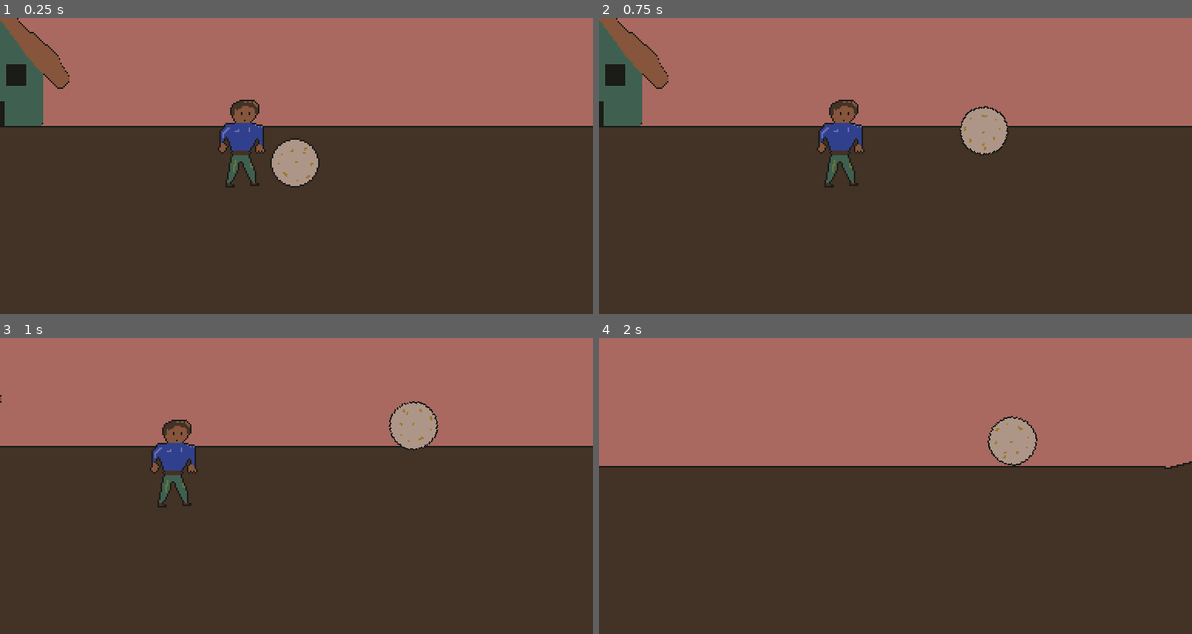
Above: before the commit, frames 1-4 (two rows, left to right).
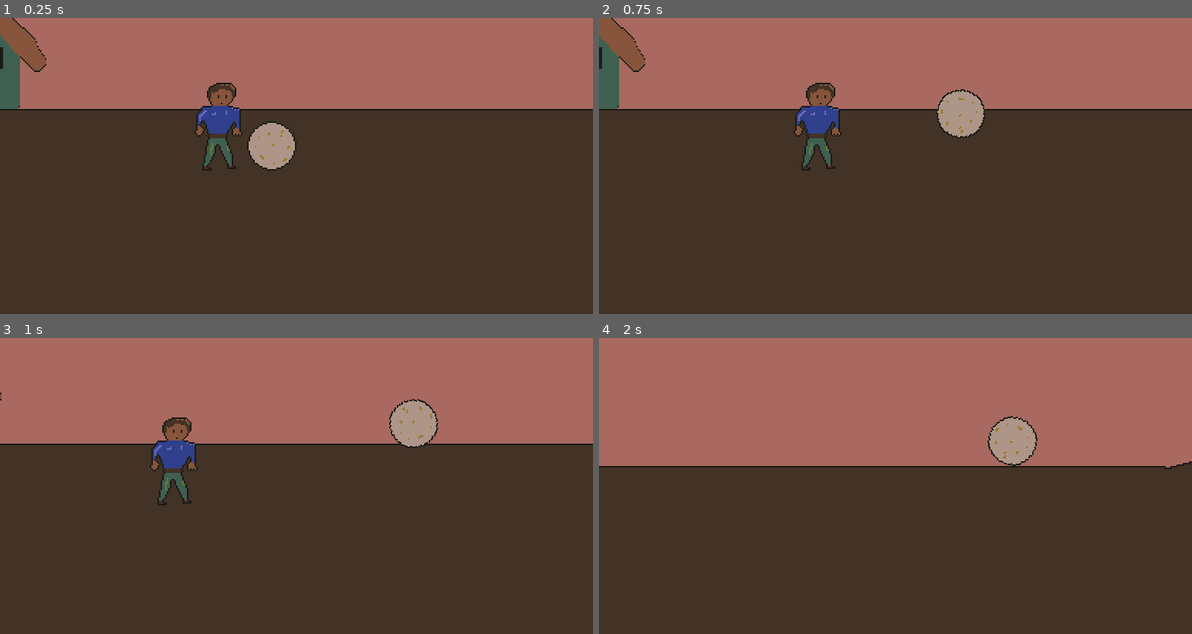
Above: after the commit, the same moments.

Repository: nolenroyalty/sisyphus-needs-a-nap
Game: Godot game, scene res://Flight/Flight.tscn
The game is run twice, just before and just after one commit, with the same random seed, the same clock (stepped at 60 frames per second) and the same inputs.
Inputs (mouse positions are in pixels of both pictures, inside the frame that each line leads up to):
- Up to frame 1 (0.25 s): no input
- Up to frame 2 (0.75 s): tap Enter (launch_boulder) at 0.5 s; move the mouse to (1025, 151) at 0.52 s; tap 1 (deploy_parachute) at 0.6 s
- Up to frame 3 (1 s): no input
- Up to frame 4 (2 s): move the mouse to (776, 500) at 1.27 s; tap 1 (deploy_parachute) at 1.35 s

The runs differ from the first frame. In frame 1, 11% of the frame differs, in the area x 0-100%, y 0-58%; in frame 2, 10%; in frame 3, 2.0%; in frame 4, nothing differs.

Commit message:
add landmark display system

Diff:
--- a/Flight/Flight.gd
+++ b/Flight/Flight.gd
@@ -18,11 +18,13 @@
 export var OILINESS_PENALTY_REDUCTION_FACTOR = 0.15
 export var STRENGTH_INCREASE_FACTOR = 1.3
 const MAX_EXPECTED_SPEED_FOR_ROTATION = 250
+const DISTANCE_AT_WHICH_WE_FLAG_A_LANDMARK = 1000
 
 onready var boulder = $Boulder
 onready var scoreScreen = $ScoreScreen
 onready var player = $Launch/Player
 onready var audioStreamPlayer : AudioStreamPlayer2D = $Boulder/BouncePlayer
+onready var bottom_bar : FlightBottomBar = $FlightBottomBar
 
 var velocity = Vector2()
 var frozen = true
@@ -33,6 +35,7 @@
 var flightscore : FlightScore
 var parachute_deployed = false
 var in_cave = false
+var landmarks = []
 
 enum SOUNDS { BOUNCE, SUPERBOUNCE, PARACHUTE }
 
@@ -85,6 +88,9 @@
 		if terrain.is_in_group("cave"):
 			terrain.connect("boulder_entered", self, "entered_cave")
 			terrain.connect("boulder_exited", self, "exited_cave")
+
+		if terrain.is_in_group("landmark"):
+			landmarks.append(terrain)
 
 func play_sound(sound):
 	# Maybe the bounce stuff here should live in the boulder scene idk.
@@ -130,8 +136,10 @@
 
 
 func is_rolling_downhill():
+	if abs(velocity.x) < 1 and abs(velocity.y) < 1:
+		return true
+
 	if in_cave:
-		print(velocity)
 		return velocity.y < 0
 	else:
 		return velocity.x < 0
@@ -193,7 +201,8 @@
 	SceneChange.set_scene(SceneChange.SCENE_SHOP)
 
 func can_deploy_parachute():
-	return State.has_parachute and !parachute_deployed and (velocity.y > 0 or velocity.x < 0)
+	return State.has_parachute and !parachute_deployed
+	# and (velocity.y > 0 or velocity.x < 0)
 
 func deploy_parachute():
 	parachute_deployed = true
@@ -202,6 +211,40 @@
 		velocity.y *= PARACHUTE_Y_SPEED_REDUCTION
 	play_sound(SOUNDS.PARACHUTE)
 
+
+func landmark_to_display():
+	var boulder_position = boulder.global_position
+
+	var closest_landmark = null
+	var closest_distance = null
+	var angle_from_boulder = null
+
+	for landmark in landmarks:
+		var distance = boulder_position.distance_to(landmark.landmark_position_for_distance())
+
+		if distance < DISTANCE_AT_WHICH_WE_FLAG_A_LANDMARK:
+			if landmark.landmark_name() == "Cave" and in_cave:
+				continue
+			if closest_landmark == null or distance < closest_distance:
+				closest_landmark = landmark
+				closest_distance = distance
+				var direction = boulder_position.direction_to(landmark.landmark_position_for_angle())
+				angle_from_boulder = rad2deg(direction.angle())
+
+	if closest_landmark != null:
+		return [closest_landmark, closest_distance, angle_from_boulder]
+	return null
+
+func maybe_display_landmark():
+	var maybe_landmark = landmark_to_display()
+	if maybe_landmark != null:
+		var landmark : Node2D = maybe_landmark[0]
+		var distance : float = maybe_landmark[1]
+		var angle = maybe_landmark[2]
+		bottom_bar.display_landmark(landmark, distance, angle)
+	else:
+		bottom_bar.hide_landmark()
+
 func _physics_process(delta):
 	if Input.is_action_just_pressed("launch_boulder"):
 		launch_or_freeze_boulder()
@@ -213,6 +256,7 @@
 
 	tick_superbounce_state()
 	flightscore.tick(boulder)
+	maybe_display_landmark()
 
 	if parachute_deployed:
 		pass
--- a/Flight/Flight.tscn
+++ b/Flight/Flight.tscn
@@ -12,6 +12,7 @@
 [ext_resource path="res://Terrain/Valley1.tscn" type="PackedScene" id=10]
 [ext_resource path="res://Terrain/SlopeSteep.tscn" type="PackedScene" id=11]
 [ext_resource path="res://Terrain/Cave1.tscn" type="PackedScene" id=12]
+[ext_resource path="res://UI/FlightBottomBar.tscn" type="PackedScene" id=13]
 
 [node name="Flight" type="Node2D"]
 script = ExtResource( 4 )
@@ -20,8 +21,10 @@
 "_edit_vertical_guides_": [ 1023.0 ]
 }
 
+[node name="FlightBottomBar" parent="." instance=ExtResource( 13 )]
+
 [node name="Boulder" parent="." instance=ExtResource( 2 )]
-position = Vector2( -1230, 448 )
+position = Vector2( -1215, 459 )
 
 [node name="Camera2D" type="Camera2D" parent="Boulder"]
 position = Vector2( 1, 2 )
--- a/Terrain/Cave1.gd
+++ b/Terrain/Cave1.gd
@@ -11,6 +11,15 @@
 func boulder_exited(_body):
 	emit_signal("boulder_exited")
 
+func landmark_name():
+	return "Cave"
+
+func landmark_position_for_distance():
+	return $LandmarkAnchorForDistance.global_position
+
+func landmark_position_for_angle():
+	return $LandmarkAnchorForAngle.global_position
+
 func _ready():
 	cave_area.connect("body_entered", self, "boulder_entered")
 	cave_area.connect("body_exited", self, "boulder_exited")
--- a/Terrain/Cave1.tscn
+++ b/Terrain/Cave1.tscn
@@ -9,8 +9,14 @@
 [sub_resource type="RectangleShape2D" id=1]
 extents = Vector2( 192.5, 357.5 )
 
-[node name="CaveRoot" type="Node2D" groups=["cave"]]
+[node name="CaveRoot" type="Node2D" groups=["cave", "landmark"]]
 script = ExtResource( 2 )
+
+[node name="LandmarkAnchorForDistance" type="Node2D" parent="."]
+position = Vector2( 188, 49 )
+
+[node name="LandmarkAnchorForAngle" type="Node2D" parent="."]
+position = Vector2( 206, 338 )
 
 [node name="DetectionArea" type="Area2D" parent="."]
 position = Vector2( 192.5, 406.5 )
--- /dev/null
+++ b/UI/FlightBottomBar.gd
@@ -0,0 +1,24 @@
+extends CanvasLayer
+
+class_name FlightBottomBar
+
+onready var landmark_label : Label = $LandmarkLabel
+onready var landmark_arrow : Sprite = $LandmarkArrow
+
+func display_landmark(landmark, distance, angle):
+	landmark_label.show()
+	landmark_arrow.show()
+	var name = landmark.landmark_name()
+	distance = int(distance)
+	var label_text = "%s (%s)" % [name, distance]
+	landmark_label.text = label_text
+	#warning-ignore:integer_division
+	angle = float((int(angle) / 5) * 5)
+	landmark_arrow.rotation_degrees = angle
+
+func hide_landmark():
+	landmark_label.hide()
+	landmark_arrow.hide()
+
+func _ready():
+	hide_landmark()
--- /dev/null
+++ b/UI/FlightBottomBar.tscn
@@ -0,0 +1,21 @@
+[gd_scene load_steps=3 format=2]
+
+[ext_resource path="res://UI/FlightBottomBar.gd" type="Script" id=1]
+[ext_resource path="res://UI/Sprites/ArrowRight.png" type="Texture" id=2]
+
+[node name="FlightBottomBar" type="CanvasLayer"]
+script = ExtResource( 1 )
+
+[node name="LandmarkLabel" type="Label" parent="."]
+margin_left = 264.0
+margin_top = 146.0
+margin_right = 376.0
+margin_bottom = 160.0
+grow_horizontal = 0
+text = "Cave (123)"
+align = 2
+
+[node name="LandmarkArrow" type="Sprite" parent="."]
+position = Vector2( 354, 176 )
+rotation = -1.54287
+texture = ExtResource( 2 )
--- a/project.godot
+++ b/project.godot
@@ -13,6 +13,11 @@
 "class": "Boulder",
 "language": "GDScript",
 "path": "res://Boulder/Boulder.gd"
+}, {
+"base": "CanvasLayer",
+"class": "FlightBottomBar",
+"language": "GDScript",
+"path": "res://UI/FlightBottomBar.gd"
 }, {
 "base": "Node2D",
 "class": "FlightScore",
@@ -36,6 +41,7 @@
 } ]
 _global_script_class_icons={
 "Boulder": "",
+"FlightBottomBar": "",
 "FlightScore": "",
 "PurchaseButton": "",
 "ScoreScreen": "",
Not shown: 1 places in Flight/Flight.tscn that only renumber resources
Binary file added: UI/Sprites/ArrowRight.png
Not shown, added: UI/Sprites/ArrowRight.png.import
